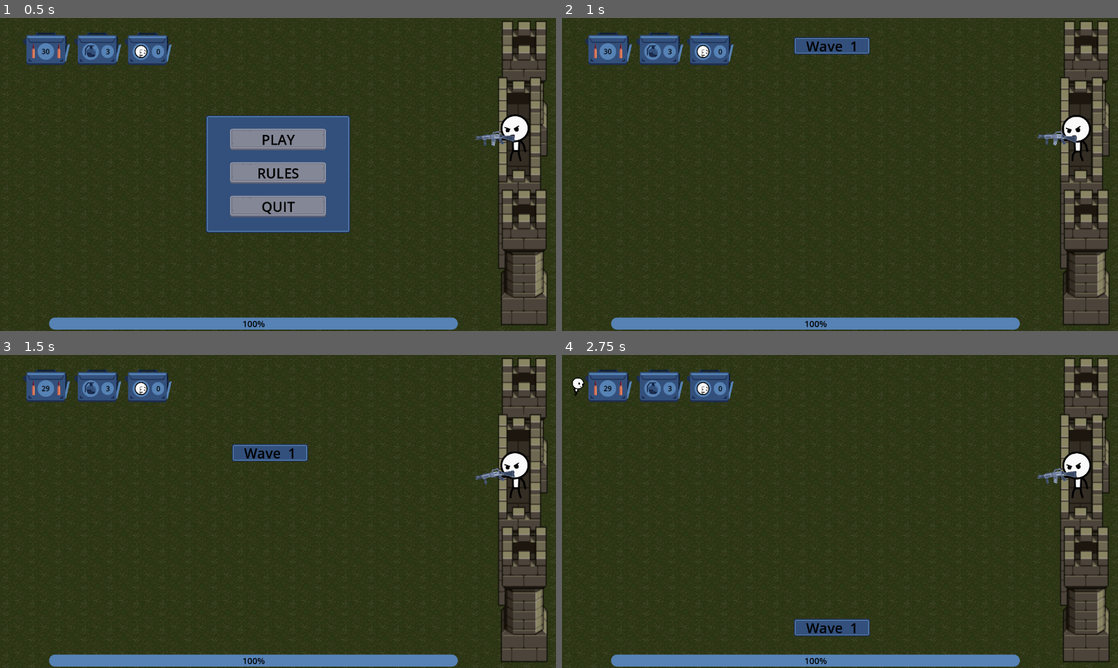
Above: before the commit, frames 1-4 (two rows, left to right).
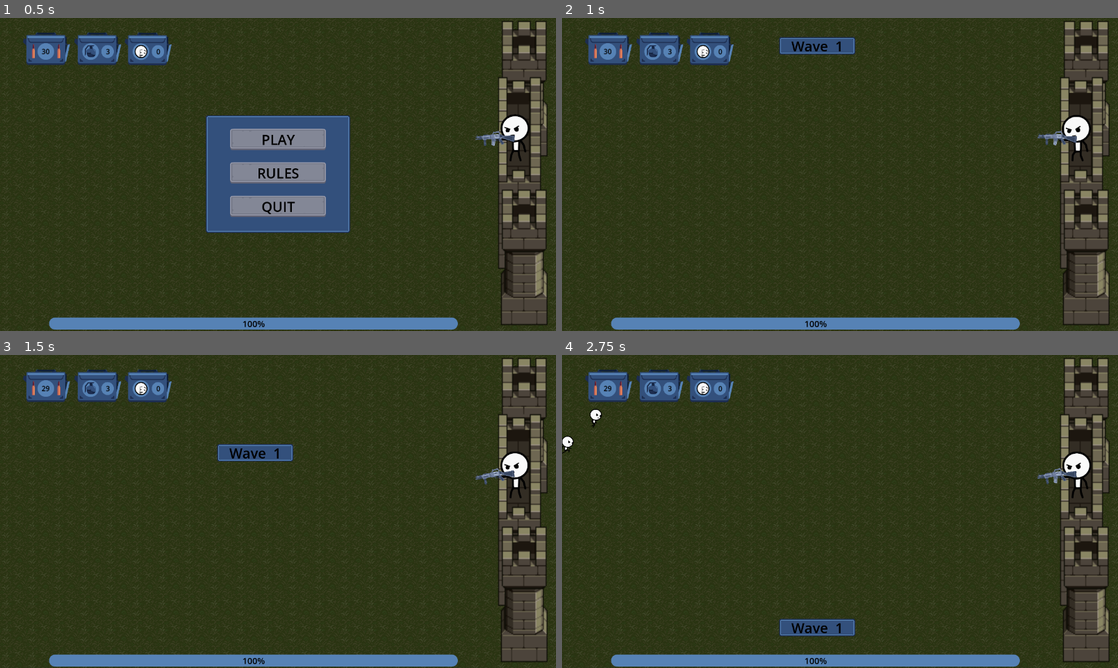
Above: after the commit, the same moments.

Repository: J-R2/stickman_fortress
Game: Godot game, scene res://scenes/main.tscn
The game is run twice, just before and just after one commit, with the same random seed, the same clock (stepped at 60 frames per second) and the same inputs. Sound files missing from this copy of the repository are replaced by a short silence.
Inputs (mouse positions are in pixels of both pictures, inside the frame that each line leads up to):
- Up to frame 1 (0.5 s): no input
- Up to frame 2 (1 s): click "PLAY" at 0.5 s
- Up to frame 3 (1.5 s): tap Enter at 1.25 s; move the mouse to (400, 495) at 1.27 s; tap R at 1.35 s; click (400, 495) at 1.42 s
- Up to frame 4 (2.75 s): move the mouse to (728, 527) at 2.02 s; tap R at 2.1 s; click (728, 527) at 2.17 s

Frame 1 is identical in both runs. In frame 2, 0.5% of the frame differs, in the area x 39-56%, y 6-12%; in frame 3, 0.5%; in frame 4, 0.7%, in the area x 0-56%, y 7-90%.

Commit message:
added game over sfx and changed game music

Diff:
--- /dev/null
+++ b/game_music/game_music.gd
@@ -0,0 +1,30 @@
+extends AudioStreamPlayer
+
+const MUSIC = [
+	preload("res://game_music/8bit_bossa.mp3"),
+	preload("res://game_music/peachtea_somewhere_in_the_elevator.ogg"),
+	preload("res://game_music/two_left_socks.ogg"),
+]
+var song_index := 0
+
+func _ready() -> void:
+	process_mode = Node.PROCESS_MODE_ALWAYS
+	# Play the first song at random.
+	randomize()
+	song_index = randi() % MUSIC.size()
+	stream = MUSIC[song_index]
+	play()
+	finished.connect(_play_next_song)
+	# connect to the game over and stop the music
+	get_tree().get_first_node_in_group("tower").game_over.connect(stop)
+
+
+func _play_next_song() -> void :
+	song_index = wrapi(song_index+1, 0, MUSIC.size())
+	stream = MUSIC[song_index]
+	var timer = Timer.new()
+	timer.wait_time = 1
+	add_child(timer)
+	timer.start()
+	timer.timeout.connect(play)
+	timer.timeout.connect(timer.queue_free)
--- a/scenes/enemy_scene/enemy.tscn
+++ b/scenes/enemy_scene/enemy.tscn
@@ -590,4 +590,4 @@
 debug_color = Color(0.928047, 0.231826, 0.350502, 0.42)
 
 [node name="AudioStreamPlayer" type="AudioStreamPlayer" parent="."]
-volume_db = -5.0
+volume_db = -15.0
--- a/scenes/enemy_spawner_scene/enemy_spawner.gd
+++ b/scenes/enemy_spawner_scene/enemy_spawner.gd
@@ -8,7 +8,7 @@
 ## The enemy scene.
 const ENEMY_SCENE :PackedScene = preload("res://scenes/enemy_scene/enemy.tscn")
 
-const START_SPAWN_COUNT := 15  ## Wave 1 max spawned enemies
+const START_SPAWN_COUNT := 10  ## Wave 1 max spawned enemies
 const START_TIME_MIN := 0.5  ## Wave 1 minimum time between enemy spawns.
 const START_TIME_MAX := 1.5  ## Wave 1 maximum time between enemy spawns.
 
@@ -71,7 +71,7 @@
 	var banner = $WaveBanner
 	var label = $WaveBanner/Label
 	label.text = txt
-	banner.position = Vector2(534, -95)
+	banner.position = Vector2(500, -95)
 	var tween = create_tween()
 	tween.tween_property(banner, "position:y", screen_size.y + 150, 3.0)
 	await tween.finished
--- a/scenes/enemy_spawner_scene/enemy_spawner.tscn
+++ b/scenes/enemy_spawner_scene/enemy_spawner.tscn
@@ -7,15 +7,15 @@
 script = ExtResource("1_ns21r")
 
 [node name="Marker" type="Marker2D" parent="."]
-position = Vector2(-80, 59)
+position = Vector2(-39, 136)
 
 [node name="Timer" type="Timer" parent="."]
 autostart = true
 
 [node name="WaveBanner" type="NinePatchRect" parent="."]
-offset_left = 534.0
+offset_left = 482.0
 offset_top = -95.0
-offset_right = 709.0
+offset_right = 657.0
 offset_bottom = -55.0
 texture = ExtResource("2_hwe0v")
 patch_margin_left = 6
--- a/scenes/grenade_scene/grenade.tscn
+++ b/scenes/grenade_scene/grenade.tscn
@@ -199,4 +199,4 @@
 
 [node name="AudioStreamPlayer2D" type="AudioStreamPlayer2D" parent="."]
 stream = ExtResource("4_xbxau")
-volume_db = -6.0
+volume_db = -10.0
--- a/scenes/gun_scene/gun.tscn
+++ b/scenes/gun_scene/gun.tscn
@@ -151,3 +151,4 @@
 
 [node name="AudioStreamPlayer2D" type="AudioStreamPlayer2D" parent="."]
 stream = ExtResource("4_rg621")
+volume_db = -5.0
--- a/scenes/main.tscn
+++ b/scenes/main.tscn
@@ -6,6 +6,8 @@
 [ext_resource type="PackedScene" uid="uid://6aly14edm5nr" path="res://scenes/enemy_spawner_scene/enemy_spawner.tscn" id="4_mjg3k"]
 [ext_resource type="PackedScene" uid="uid://70ggjbkmmbl2" path="res://scenes/main_menu_scene/main_menu.tscn" id="5_2ghyx"]
 [ext_resource type="PackedScene" uid="uid://t343immbjpkt" path="res://scenes/hud_scene/hud.tscn" id="6_3l6h2"]
+[ext_resource type="Script" path="res://game_music/game_music.gd" id="7_g8udq"]
+[ext_resource type="AudioStream" uid="uid://b7w151w85x3qc" path="res://game_music/8bit_bossa.mp3" id="7_xcxtr"]
 
 [node name="Main" type="Node2D"]
 
@@ -26,3 +28,9 @@
 offset_bottom = 359.0
 
 [node name="Hud" parent="." instance=ExtResource("6_3l6h2")]
+
+[node name="GameMusic" type="AudioStreamPlayer" parent="."]
+stream = ExtResource("7_xcxtr")
+volume_db = -20.0
+autoplay = true
+script = ExtResource("7_g8udq")
--- a/scenes/main_menu_scene/main_menu.gd
+++ b/scenes/main_menu_scene/main_menu.gd
@@ -1,6 +1,9 @@
 ## The game's main menu, contains a play button, rules page, and an option to quit the game.
 extends Control
 signal game_start
+
+const GAME_OVER_SOUND = preload("res://game_music/game_over_1.mp3")
+const BUTTON_CLICK_SOUND = preload("res://scenes/main_menu_scene/assets/menu_selection_click.wav")
 
 var buttons = null ## Array of all the buttons.
 ## The container that holds all the main menu buttons.
@@ -9,6 +12,7 @@
 @onready var rules_v_box_container: VBoxContainer = $Background/RulesVBoxContainer
 ## The game over page.
 @onready var game_over_v_box_container :VBoxContainer = $Background/GameOverVBoxContainer
+@onready var audio_stream_player: AudioStreamPlayer = $AudioStreamPlayer
 
 func _ready() -> void:
 	process_mode = Node.PROCESS_MODE_ALWAYS # Don't pause the menu.
@@ -16,7 +20,10 @@
 	buttons = [%PlayButton, %RulesButton, %QuitButton, %ReturnButton, %ReplayButton] # easier to call functions
 	var audio_stream_player: AudioStreamPlayer = $AudioStreamPlayer
 	for button in buttons: # make the buttons play a sound when you hover over them
-		button.mouse_entered.connect(audio_stream_player.play)
+		button.mouse_entered.connect(func() -> void :
+			audio_stream_player.stream = BUTTON_CLICK_SOUND
+			audio_stream_player.play()
+		)
 	# connect the buttons to their corresponding functions
 	%PlayButton.pressed.connect(_play_game)
 	%RulesButton.pressed.connect(show_rules)
@@ -31,6 +38,8 @@
 
 func _on_game_over() -> void:
 	show_game_over()
+	audio_stream_player.stream = GAME_OVER_SOUND
+	audio_stream_player.play()
 
 
 func show_game_over() -> void :
@@ -38,6 +47,9 @@
 	_hide_menu_entries()
 	show()
 	game_over_v_box_container.show()
+	%ReplayButton.visible = false
+	await audio_stream_player.finished
+	%ReplayButton.visible = true
 	%ReplayButton.disabled = false
 
 
--- a/scenes/main_menu_scene/main_menu.tscn
+++ b/scenes/main_menu_scene/main_menu.tscn
@@ -4,7 +4,7 @@
 [ext_resource type="Texture2D" uid="uid://c5its3v7gueqp" path="res://scenes/main_menu_scene/assets/panel_blue.png" id="2_dvm1s"]
 [ext_resource type="Texture2D" uid="uid://cdfgmxa7tyki0" path="res://scenes/main_menu_scene/assets/buttonLong_blue.png" id="3_fvsgc"]
 [ext_resource type="Texture2D" uid="uid://40fohua4x85j" path="res://scenes/main_menu_scene/assets/buttonLong_blue_pressed.png" id="4_vgvt2"]
-[ext_resource type="AudioStream" uid="uid://dri1naqsyvet1" path="res://scenes/main_menu_scene/assets/menu_selection_click.wav" id="5_c8oap"]
+[ext_resource type="AudioStream" uid="uid://b7am7lbshyopt" path="res://game_music/game_over_1.mp3" id="5_qej6h"]
 
 [node name="MainMenu" type="Control" groups=["menu"]]
 layout_mode = 3
@@ -134,6 +134,7 @@
 text = "QUIT"
 
 [node name="RulesVBoxContainer" type="VBoxContainer" parent="Background"]
+visible = false
 layout_mode = 1
 anchors_preset = 15
 anchor_right = 1.0
@@ -150,15 +151,15 @@
 size_flags_vertical = 3
 theme_override_colors/default_color = Color(0, 0, 0, 1)
 bbcode_enabled = true
-text = "[center]RULES[/center]
-
+text = "[center]RULES
+Don't let enemies overrun the fort.
+[/center]
 [ul]
 Use the left mouse button to shoot.
 Reload with \"R\"
-Use the right mouse button to throw grenades.
+Use the right mouse button to launch grenades.
 [/ul]
-
-Don't let the enemies overrun the fort."
+[center]Grenades resupply every few seconds."
 
 [node name="ReturnButton" type="TextureButton" parent="Background/RulesVBoxContainer"]
 unique_name_in_owner = true
@@ -187,7 +188,6 @@
 text = "Return"
 
 [node name="GameOverVBoxContainer" type="VBoxContainer" parent="Background"]
-visible = false
 layout_mode = 1
 anchors_preset = 15
 anchor_right = 1.0
@@ -236,5 +236,5 @@
 horizontal_alignment = 1
 
 [node name="AudioStreamPlayer" type="AudioStreamPlayer" parent="."]
-stream = ExtResource("5_c8oap")
+stream = ExtResource("5_qej6h")
 volume_db = -10.0
--- a/scenes/player_scene/player.gd
+++ b/scenes/player_scene/player.gd
@@ -11,33 +11,7 @@
 const MAX_AMMO = 30
 const MAX_GRENADES = 3
 const GRENADE = preload("res://scenes/grenade_scene/grenade.tscn")
-## Banter the player will say after killing an enemy.  20% chance to talk on enemy kill.
-const VOICE_LINES = [
-	preload("res://scenes/player_scene/sounds/01._thats_gotta_hurt.wav"),
-	preload("res://scenes/player_scene/sounds/02._somebody_call_a_doctor.wav"),
-	preload("res://scenes/player_scene/sounds/03._how_embarrassing_.wav"),
-	preload("res://scenes/player_scene/sounds/04._cleanup_on_aisle_4.wav"),
-	preload("res://scenes/player_scene/sounds/05._that_definitely_shouldnt_bend_that_way.wav"),
-	preload("res://scenes/player_scene/sounds/06._thats_gonna_leave_a_mark.wav"),
-	preload("res://scenes/player_scene/sounds/07._insurance_for_that_face.wav"),
-	preload("res://scenes/player_scene/sounds/08._what_a_beating.wav"),
-	preload("res://scenes/player_scene/sounds/09._are_you_not_entertained.wav"),
-	preload("res://scenes/player_scene/sounds/10._one-way_ticket_to_the_nursing_home.wav"),
-	preload("res://scenes/player_scene/sounds/11._i_felt_that_one.wav"),
-	preload("res://scenes/player_scene/sounds/13._viewer_discretion_is_advised.wav"),
-	preload("res://scenes/player_scene/sounds/14._thats_unfortunate.wav"),
-	preload("res://scenes/player_scene/sounds/15._what_a_snoozefest.wav"),
-	preload("res://scenes/player_scene/sounds/17._the_feeding_tube.wav"),
-	preload("res://scenes/player_scene/sounds/18._why_i_love_my_job.wav"),
-	preload("res://scenes/player_scene/sounds/19._that_looks_painful.wav"),
-	preload("res://scenes/player_scene/sounds/20._instant_vegetable.wav"),
-	preload("res://scenes/player_scene/sounds/21._i_heard_a_crack.wav"),
-	preload("res://scenes/player_scene/sounds/23._a_raise_for_the_cleanup_crew.wav"),
-	preload("res://scenes/player_scene/sounds/25._resistant_tissue.wav"),
-	preload("res://scenes/player_scene/sounds/26._weak_sauce.wav"),
-]
-## So that the banter is played in order.  Randomizing it played the same line too often.
-var line_index := 0
+
 
 ## The pivot for where the player holds the gun, the gun rotates on this pivot to aim at enemies.
 @onready var marker_gun_pivot: Marker2D = $MarkerGunPivot
@@ -115,12 +89,6 @@
 	grenade.initialize(target_destination)
 
 
-## Chance to play a banter line.  Emit enemies_killed to update kill count hud element.
+
 func _on_enemy_killed(_count:int):
 	enemies_killed.emit(_count)
-	randomize()
-	if randi_range(0, 100) < 80: return
-	line_index = wrapi(line_index +1, 0, VOICE_LINES.size())
-	if audio_stream_player.playing == false:
-		audio_stream_player.stream = VOICE_LINES[line_index]
-		audio_stream_player.play()
--- a/scenes/player_scene/player.tscn
+++ b/scenes/player_scene/player.tscn
@@ -86,7 +86,7 @@
 position = Vector2(-0.18832, -2.99408)
 
 [node name="AudioStreamPlayer" type="AudioStreamPlayer" parent="."]
-volume_db = -5.0
+volume_db = -10.0
 
 [node name="GrenadePickupTimer" type="Timer" parent="."]
 wait_time = 5.0
Not shown, added: export_presets.cfg
Not shown, added: game_music/8bit_bossa.mp3.import
Not shown, added: game_music/game_over_1.mp3.import
Not shown, added: game_music/peachtea_somewhere_in_the_elevator.ogg.import
Not shown, added: game_music/two_left_socks.ogg.import
Not shown: 1 places in scenes/main.tscn that only renumber resources
Not shown, removed: scenes/player_scene/sounds/01._thats_gotta_hurt.wav.import
Not shown, removed: scenes/player_scene/sounds/02._somebody_call_a_doctor.wav.import
Not shown, removed: scenes/player_scene/sounds/03._how_embarrassing_.wav.import
Not shown, removed: scenes/player_scene/sounds/04._cleanup_on_aisle_4.wav.import
Not shown, removed: scenes/player_scene/sounds/05._that_definitely_shouldnt_bend_that_way.wav.import
Not shown, removed: scenes/player_scene/sounds/06._thats_gonna_leave_a_mark.wav.import
(and 50 more such lines)
